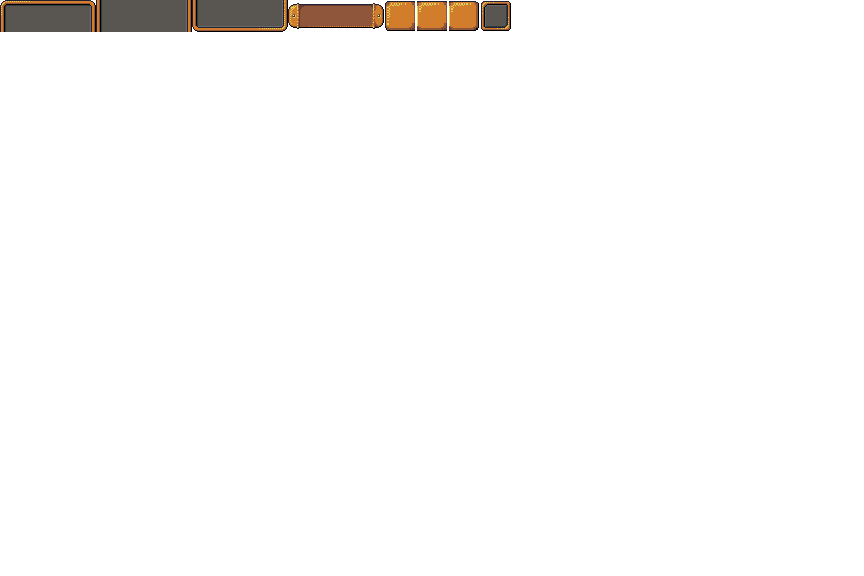
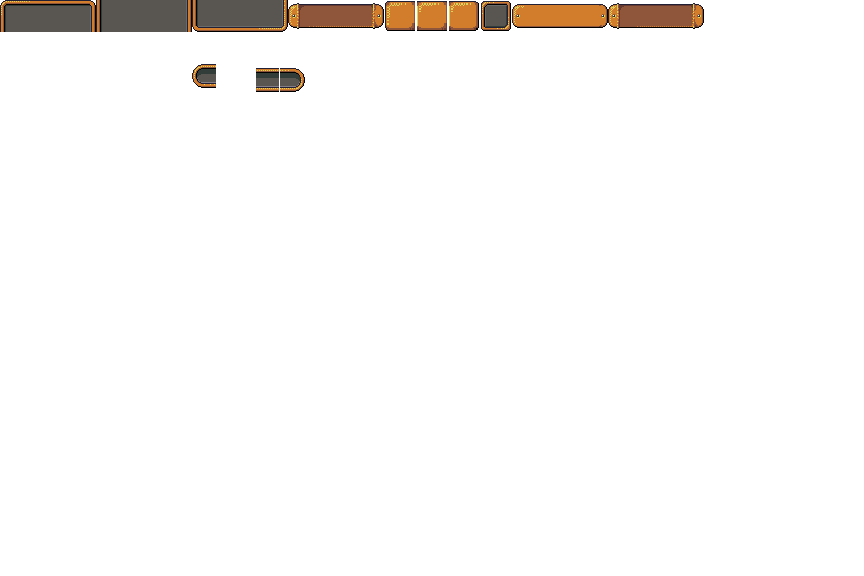
Layer changes from the first 864x576 image to the second:
added group "button" (2nd of 2) with 3 layers above "number input" over bbox(512, 4, 608, 28)
added layer "Layer 3" in group "button" over bbox(512, 4, 544, 28)
added layer "Layer 4" in group "button" over bbox(544, 4, 576, 28)
added layer "Layer 2" in group "button" over bbox(576, 4, 608, 28)
added group "number input" with 3 layers above "input_middle" over bbox(608, 3, 704, 29)
added layer "Layer 6" in group "number input" over bbox(672, 3, 704, 29)
added layer "Layer 7" in group "number input" over bbox(640, 4, 672, 28)
added layer "Layer 5" in group "number input" over bbox(608, 3, 640, 29)
added layer "input_middle" above "input_right" over bbox(256, 68, 279, 92)
added layer "input_right" above "input_left" over bbox(280, 68, 305, 92)
added layer "input_left" above "Layer 0" over bbox(192, 64, 216, 88)
